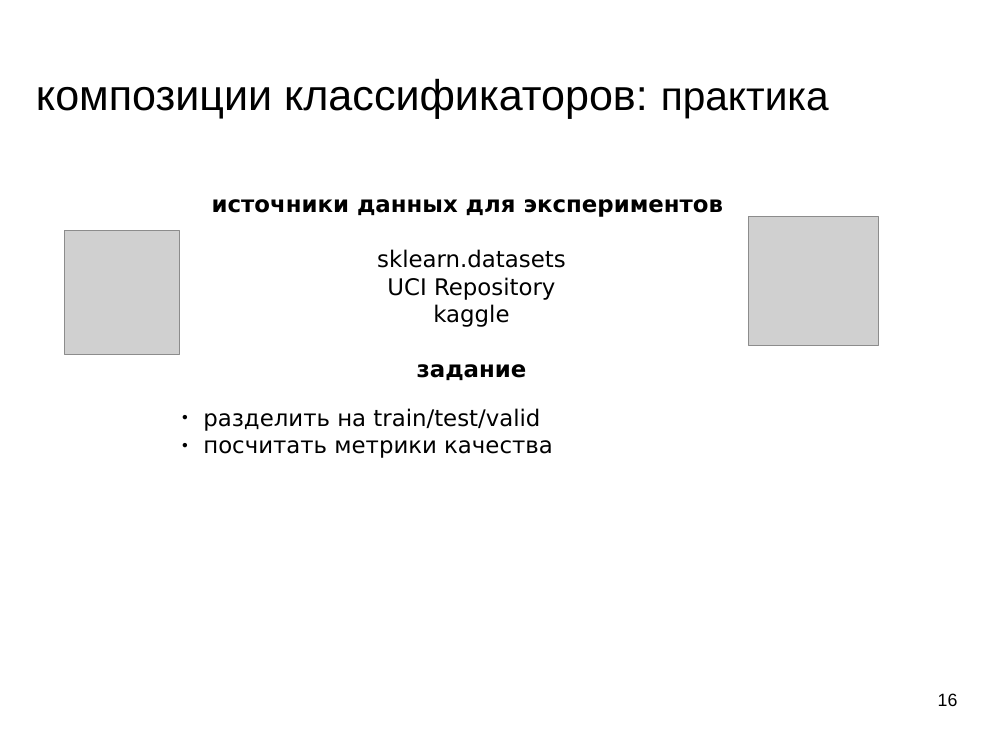
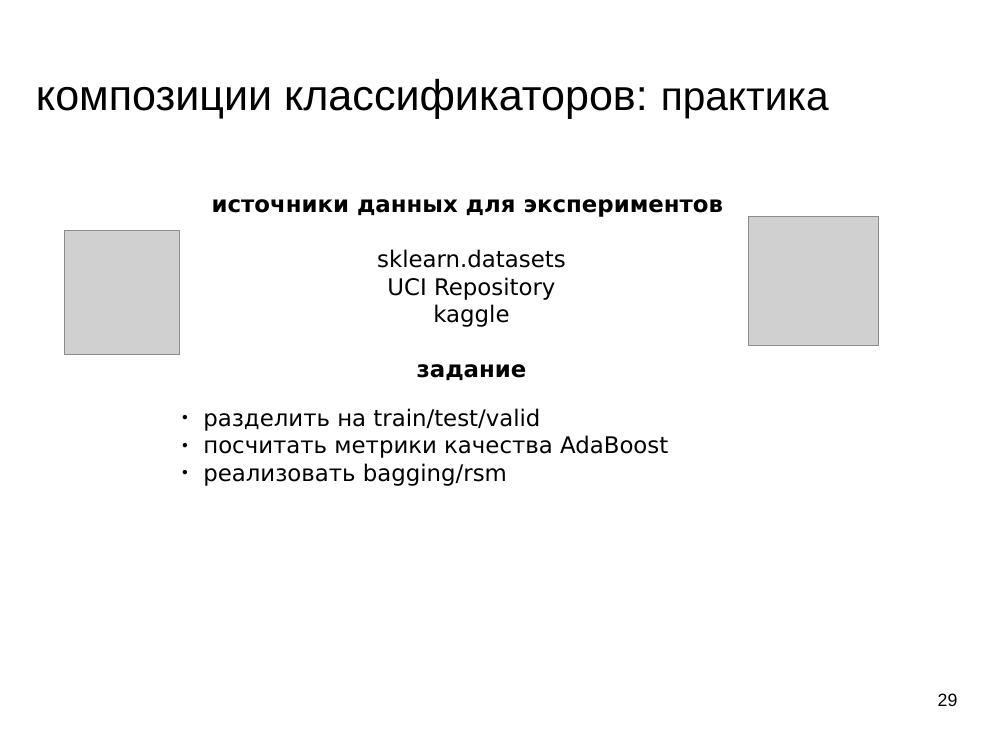
Before and after one commit to mechanoid5/ml_lectorium_legacy, a slide deck: slide 29 of 11-boost.odp (slide 16 before the commit). Drawn at 1008x756 pixels with LibreOffice and Linux fonts; fonts in the diff are those of the drawing; grey boxes stand for pictures; background and template pictures are left out. Boxes give left, top, right and bottom in pixels: in the first picture for what was removed or moved away, otherwise in the second. Text is boxed around its words. In the diff, an @@ line names an element or a change of style, - is before the commit and + after.

```diff
--- a/11-boost.odp
+++ b/11-boost.odp
@@ text at <box>203,435,668,486</box>: text changed @@
-● посчитать метрики качества
+● посчитать метрики качества AdaBoost
+● реализовать bagging/rsm
@@ page number at <box>938,693,958,706</box>: text changed @@
-16
+29
```
Also in this commit, not shown: 10 other slides changed, 13 slides added, 1 other file.
